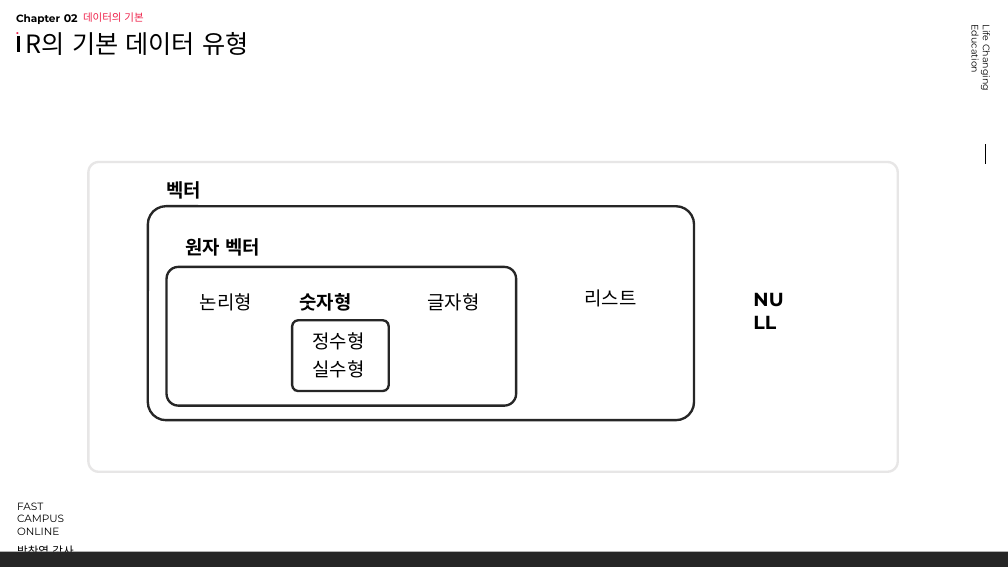
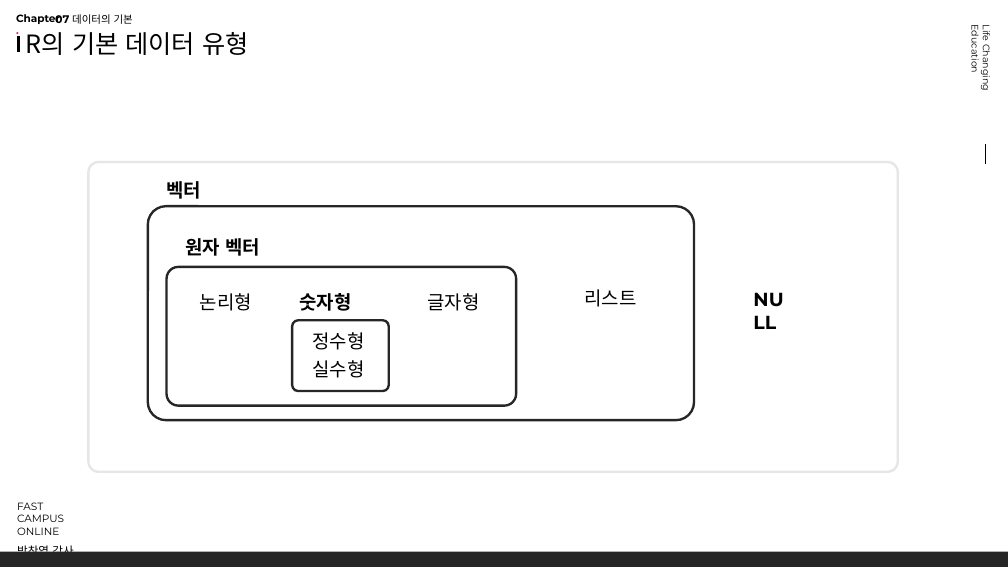
Before and after one commit to mrchypark/fcf-R-basic, a slide deck: slide 2 of slide/chapter02_01.pptx. Drawn at 1008x567 pixels with LibreOffice and Linux fonts; fonts in the diff are those of the drawing; background and template pictures are left out. Boxes give left, top, right and bottom in pixels: in the first picture for what was removed or moved away, otherwise in the second. Text is boxed around its words. In the diff, an @@ line names an element or a change of style, - is before the commit and + after.

```diff
--- a/slide/chapter02_01.pptx
+++ b/slide/chapter02_01.pptx
@@ text at box(55, 15, 69, 23): text changed @@
-02
+07
@@ text "데이터의 기본": place and size @@
-text "데이터의 기본" at box(83, 12, 143, 22)
+text "데이터의 기본" at box(72, 14, 133, 24)
@@ text "데이터의 기본" at box(72, 14, 133, 24): text colour #EF234B to #000000 @@
```
Also in this commit, not shown: 8 other slides changed, 2 other files.
